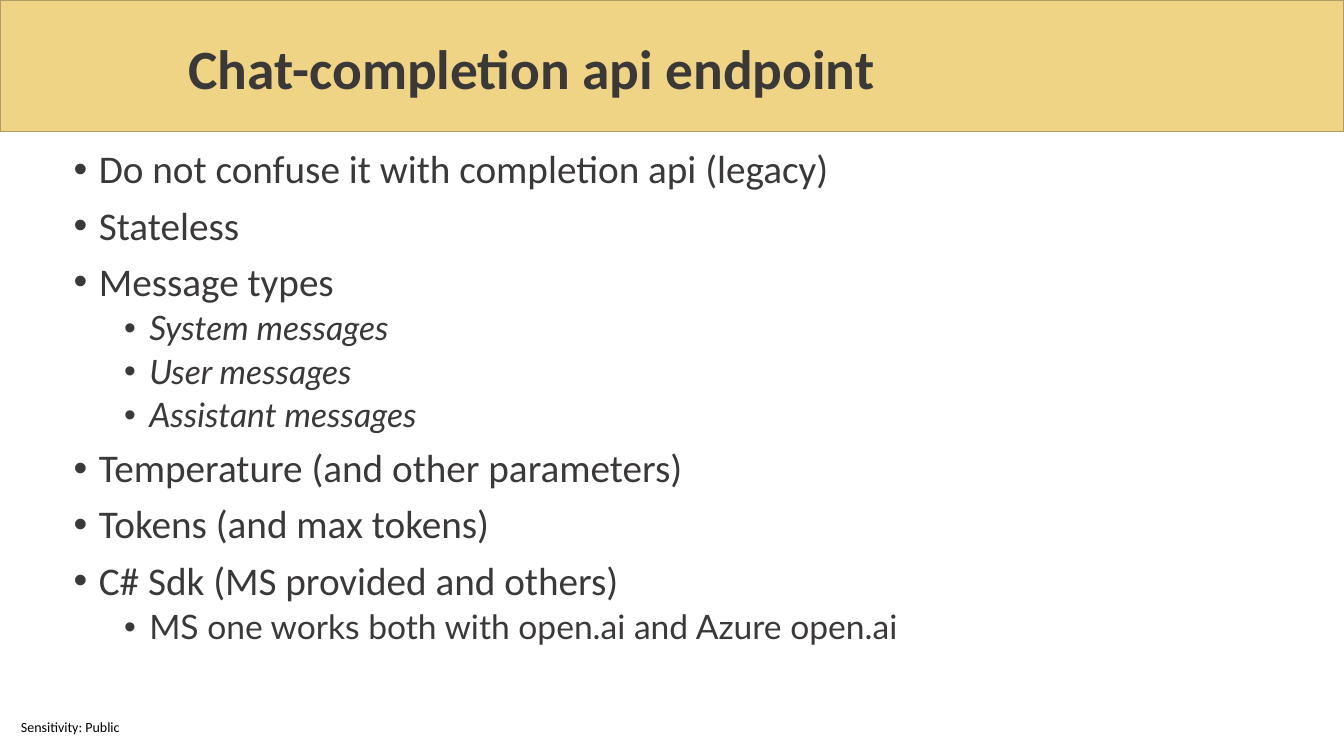
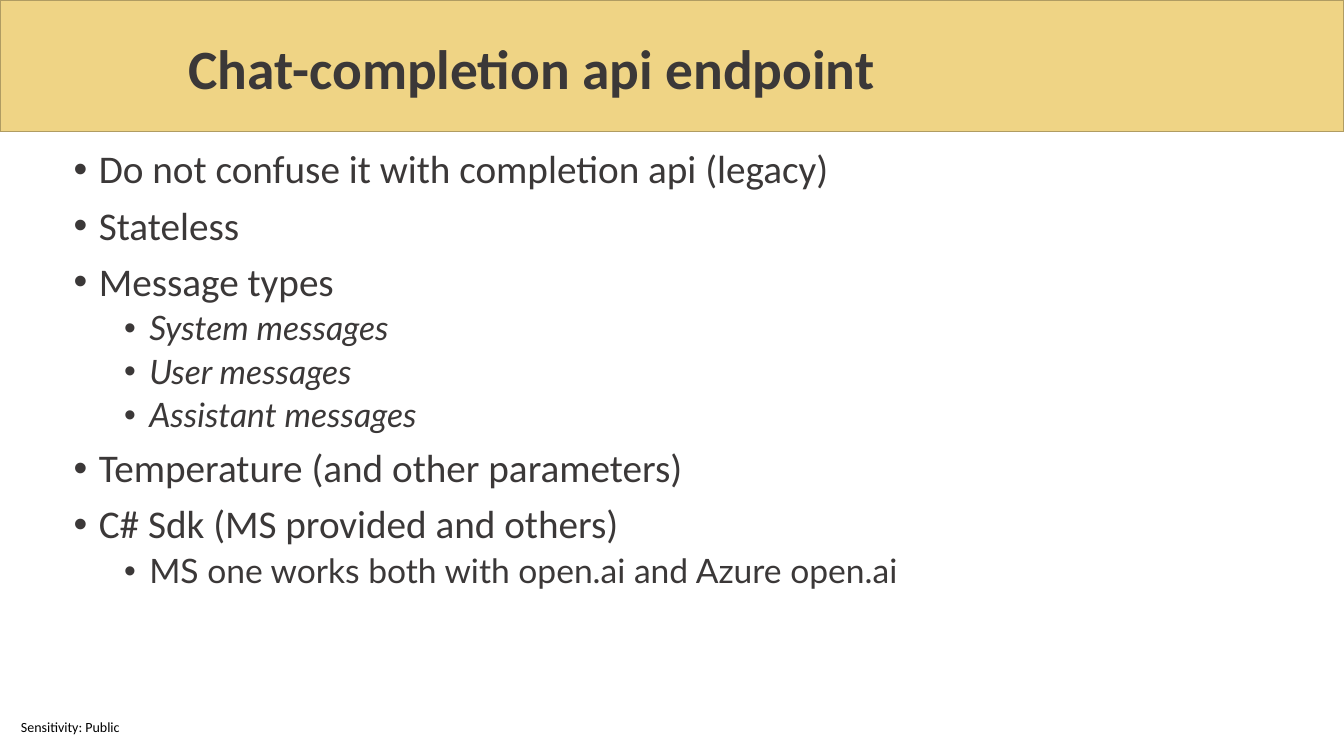
Before and after one commit to sabbadino/AzureDay2023Torino, a slide deck: slide 6 of sessions/room1_15_30/azure-day-ChatBot.pptx. Drawn at 1344x756 pixels with LibreOffice and Linux fonts; fonts in the diff are those of the drawing; background and template pictures are left out. Boxes give left, top, right and bottom in pixels: in the first picture for what was removed or moved away, otherwise in the second. Text is boxed around its words. In the diff, an @@ line names an element or a change of style, - is before the commit and + after.

```diff
--- a/sessions/room1_15_30/azure-day-ChatBot.pptx
+++ b/sessions/room1_15_30/azure-day-ChatBot.pptx
@@ text at (99,509,489,543): paragraph removed @@
-• Tokens (and max tokens)
```
Also in this commit, not shown: 15 other slides changed, 5 slides removed.
